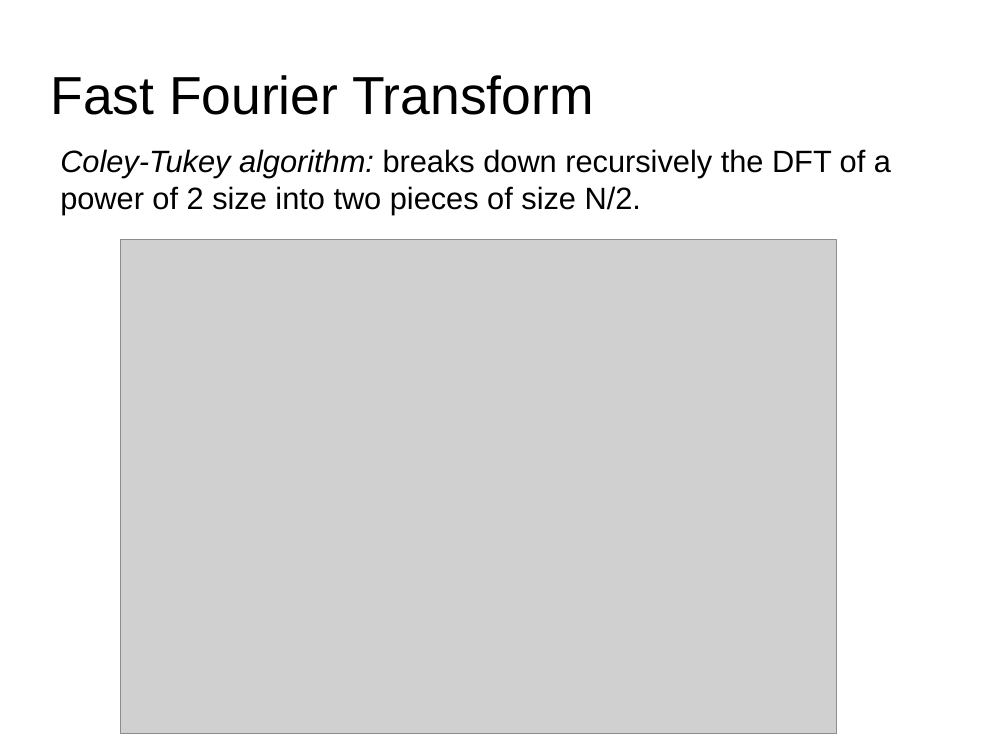
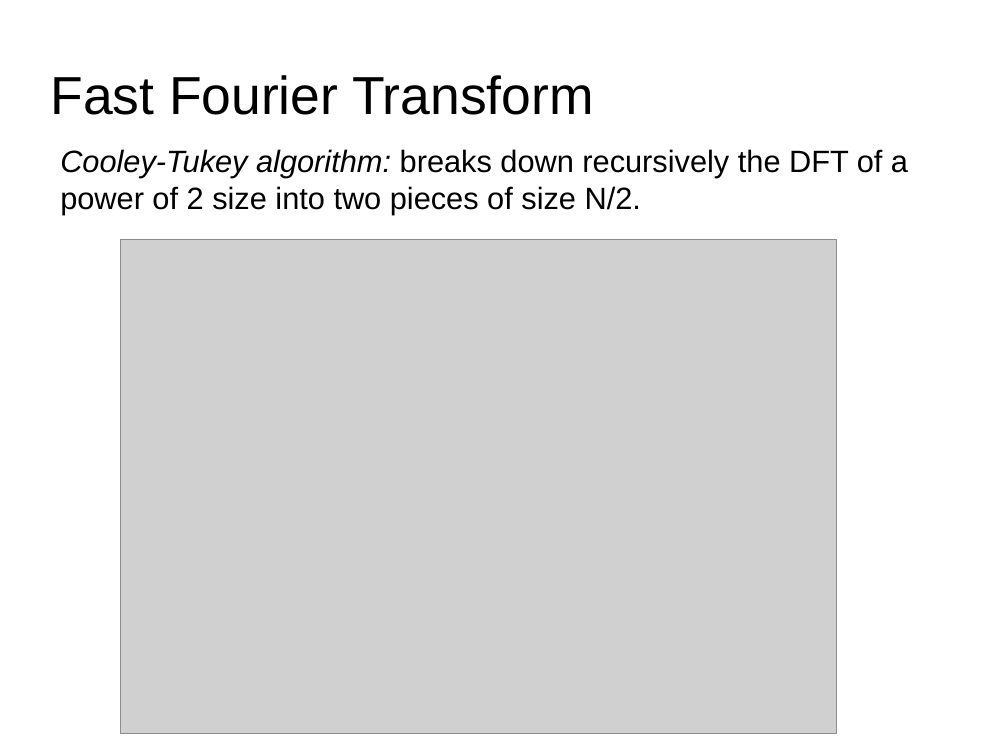
Before and after one commit to hoinx/sms-tools, a slide deck: slide 7 of lectures/3-Fourier-properties/3T2-Fourier-properties-2.odp. Drawn at 1008x756 pixels with LibreOffice and Linux fonts; fonts in the diff are those of the drawing; grey boxes stand for pictures. Boxes give left, top, right and bottom in pixels: in the first picture for what was removed or moved away, otherwise in the second. Text is boxed around its words. In the diff, an @@ line names an element or a change of style, - is before the commit and + after.

Commit message:
corrected typo in lecture 3

```diff
--- a/lectures/3-Fourier-properties/3T2-Fourier-properties-2.odp
+++ b/lectures/3-Fourier-properties/3T2-Fourier-properties-2.odp
@@ text at box(60, 149, 908, 214): text changed @@
-Coley-Tukey algorithm: breaks down recursively the DFT of a power of 2 size into two pieces of size N/2.
+Cooley-Tukey algorithm: breaks down recursively the DFT of a power of 2 size into two pieces of size N/2.
```
